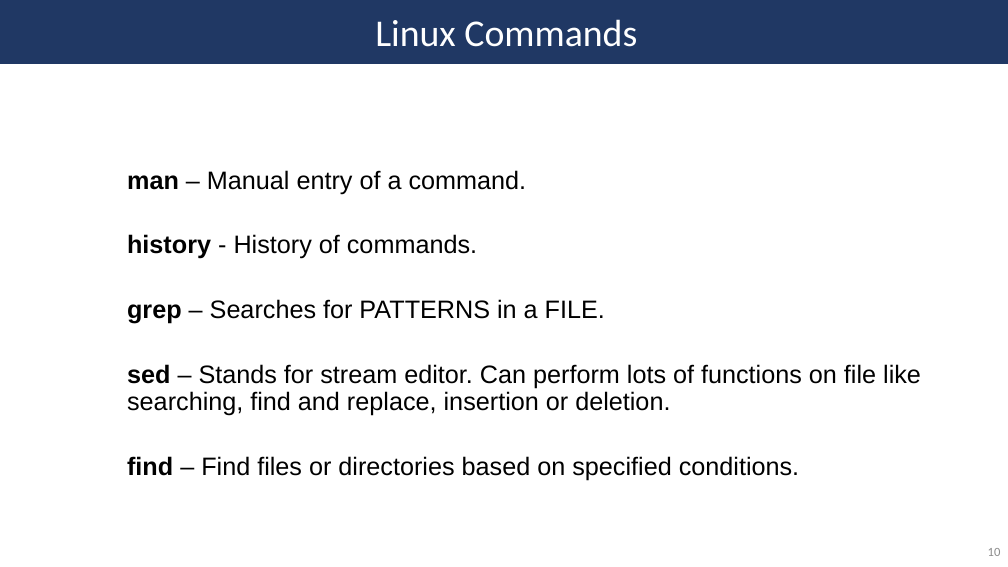
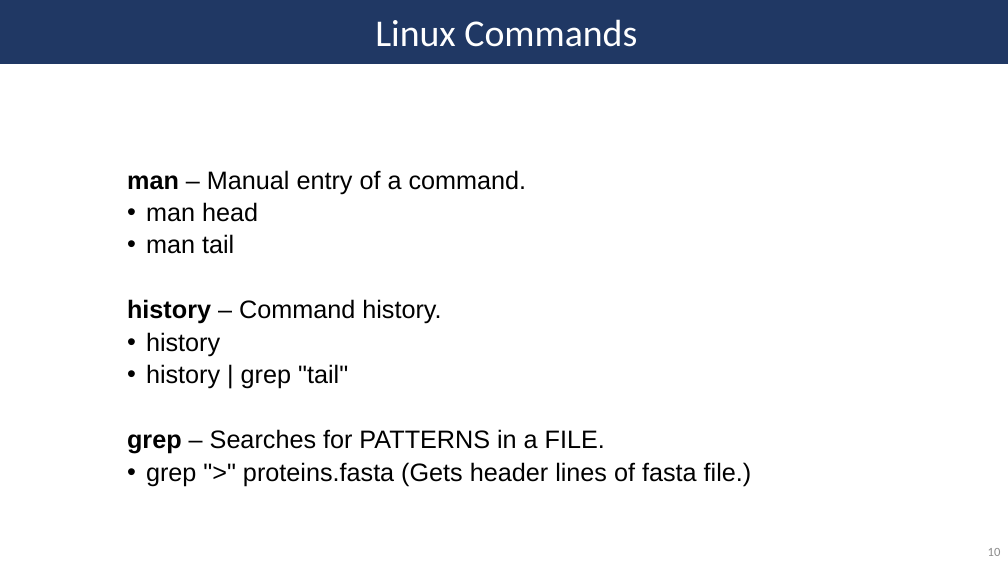
Before and after one commit to SycuroLab/arc_best_practices, a slide deck: slide 10 of arc_best_practices_presentation.pptx. Drawn at 1008x567 pixels with LibreOffice and Linux fonts; fonts in the diff are those of the drawing. Boxes give left, top, right and bottom in pixels: in the first picture for what was removed or moved away, otherwise in the second. Text is boxed around its words. In the diff, an @@ line names an element or a change of style, - is before the commit and + after.

```diff
--- a/arc_best_practices_presentation.pptx
+++ b/arc_best_practices_presentation.pptx
@@ text at (x1=127, y1=202, x2=441, y2=389): text changed @@
-  history - History of commands.
+  • man head
+  • man tail
+  history – Command history.
+  • history
+  • history | grep "tail"
@@ text at (x1=146, y1=462, x2=752, y2=486): text changed @@
-  sed – Stands for stream editor. Can perform lots of functions on file like searching, find and replace, insertion or deletion.
-  find – Find files or directories based on specified conditions.
+  • grep ">" proteins.fasta (Gets header lines of fasta file.)
```
Also in this commit, not shown: 22 other slides changed, 5 slides added, 1 slide removed, 10 other files.
